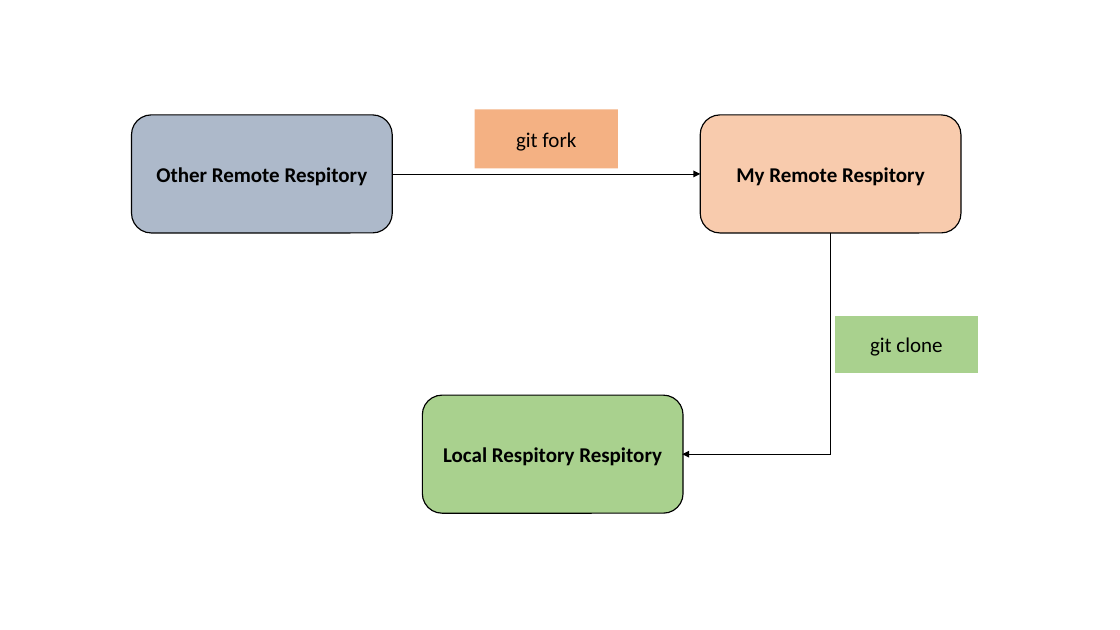
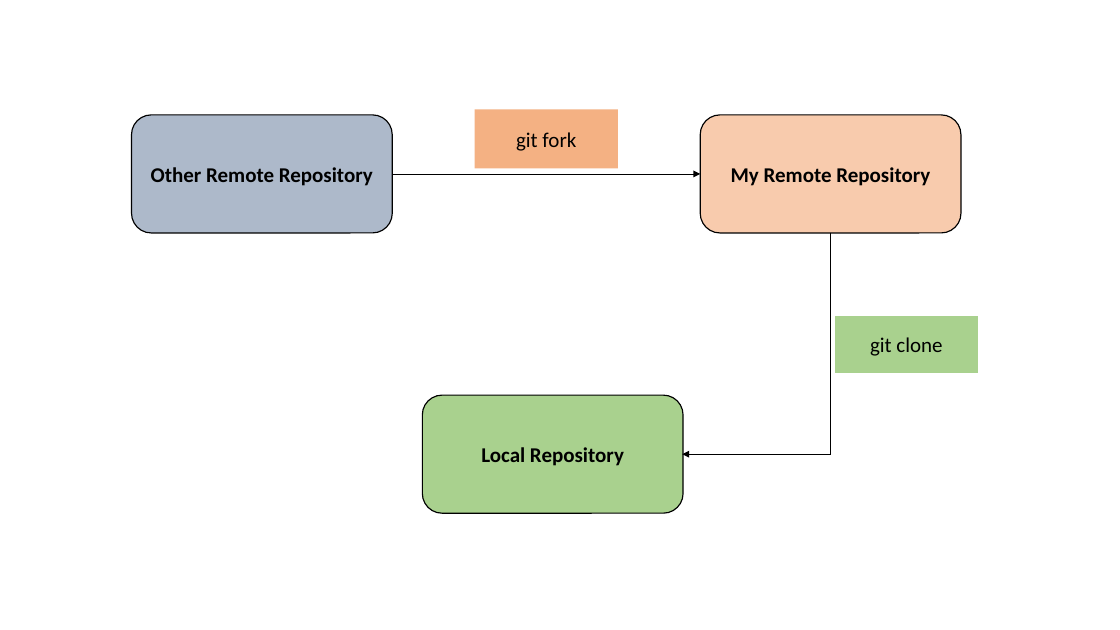
Before and after one commit to rashedul2469/Git-Documentation, a slide deck: slide 2 of Presentation1.pptx. Drawn at 1120x630 pixels with LibreOffice and Linux fonts; fonts in the diff are those of the drawing. Boxes give left, top, right and bottom in pixels: in the first picture for what was removed or moved away, otherwise in the second. Text is boxed around its words. In the diff, an @@ line names an element or a change of style, - is before the commit and + after.

Commit message:
Fix spelling mistake and other bug Successfully

```diff
--- a/Presentation1.pptx
+++ b/Presentation1.pptx
@@ text in rounded rectangle at [151, 167, 373, 186]: text changed @@
-Other Remote Respitory
+Other Remote Repository
@@ text in rounded rectangle at [731, 167, 930, 186]: text changed @@
-My Remote Respitory
+My Remote Repository
@@ text in rounded rectangle at [481, 447, 624, 466]: text changed @@
-Local Respitory Respitory
+Local Repository
```
Also in this commit, not shown: 1 other slide changed, 3 other files.
